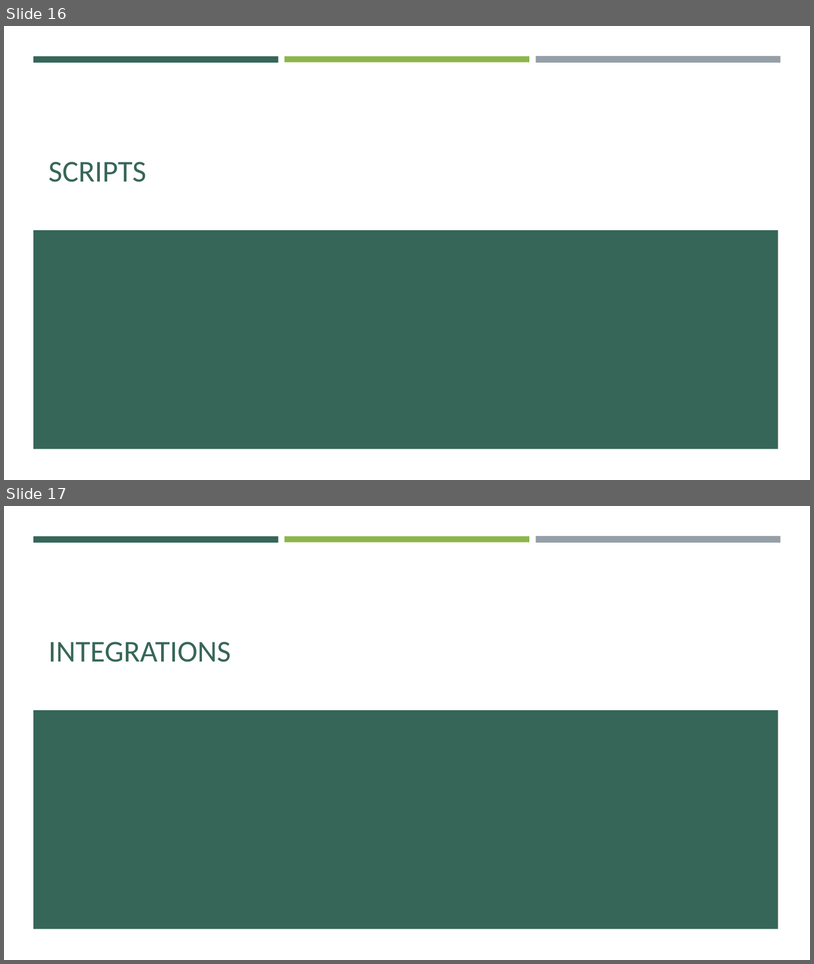
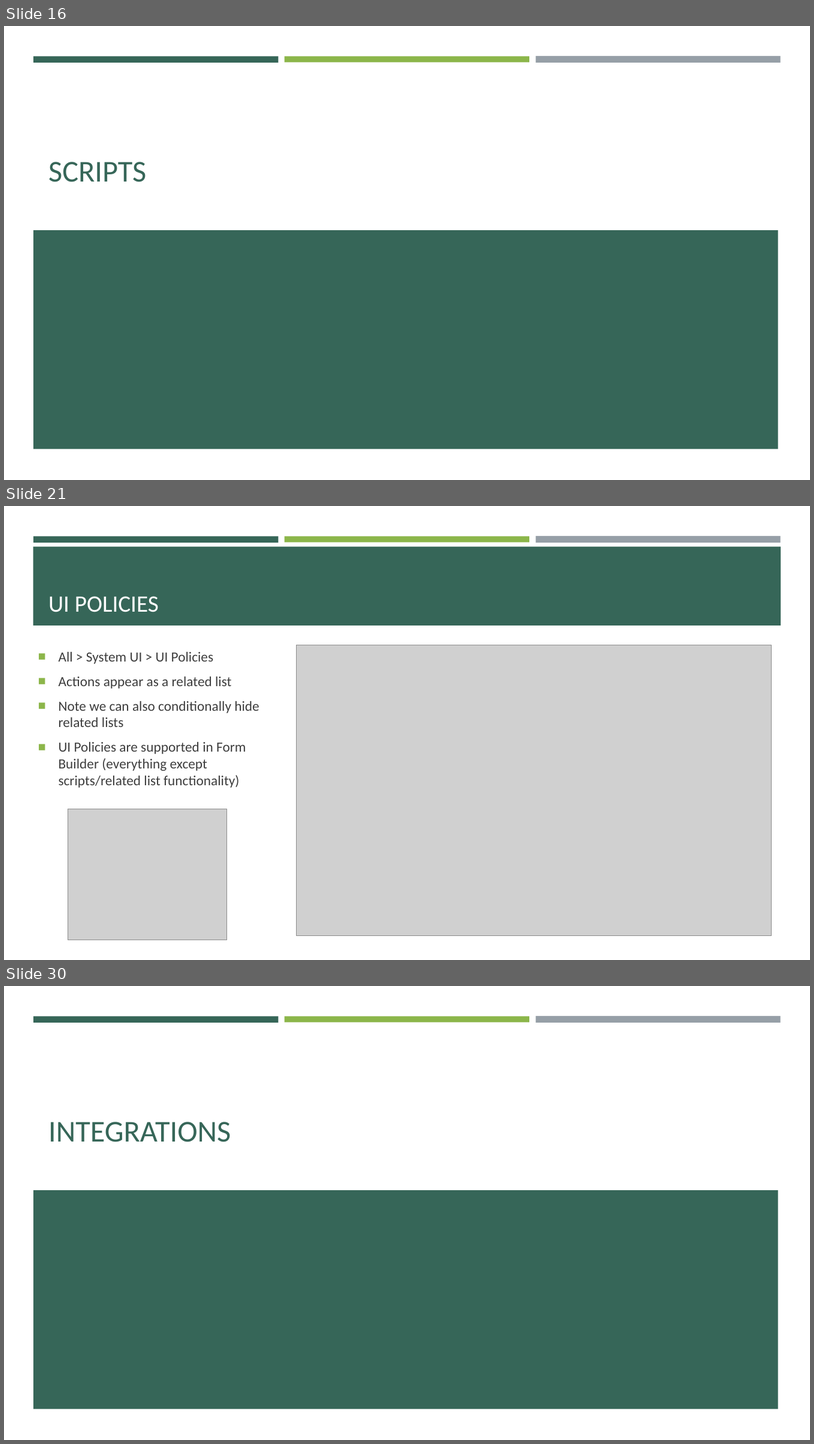
Before and after one commit to e-m-wilson/SNOW, a slide deck: Week_6/Data_Migration_&_Integration.pptx. Shown one above the other, each under a label of ours: slides 16 and 17 before the commit, slides 16, 21 and 30 after it; the slides between them are not shown. The pictures are 814x964 and 814x1444 pixels, drawn with LibreOffice and Linux fonts; fonts in the diff are those of the drawing; grey boxes stand for pictures. Boxes give left, top, right and bottom in pixels: in the first picture for what was removed or moved away, otherwise in the second. Text is boxed around its words. In the diff, an @@ line names an element or a change of style, - is before the commit and + after.

```diff
--- a/Week_6/Data_Migration_&_Integration.pptx
+++ b/Week_6/Data_Migration_&_Integration.pptx
@@ slide 21 added at (4, 506, 810, 960), background #FFFFFF; not listed: 3 template elements that a slide beside it also shows @@
@@ rectangle added at (33, 547, 782, 625), fill #366658 @@
@@ title added at (48, 596, 159, 612), 28 pt, text #FFFFFF @@
+UI POLICIES
@@ picture added at (297, 645, 772, 936) @@
@@ text added at (59, 652, 259, 787), 16.6 pt, text #3D3D3D @@
+■ All > System UI > UI Policies
+■ Actions appear as a related list
+■ Note we can also conditionally hide related lists
+■ UI Policies are supported in Form Builder (everything except scripts/related list functionality)
@@ picture added at (68, 808, 227, 939) @@
@@ what was slide 17 is now slide 30 @@
```
Also in this commit, not shown: 1 slide changed, 12 other slides added, 2 other files.
